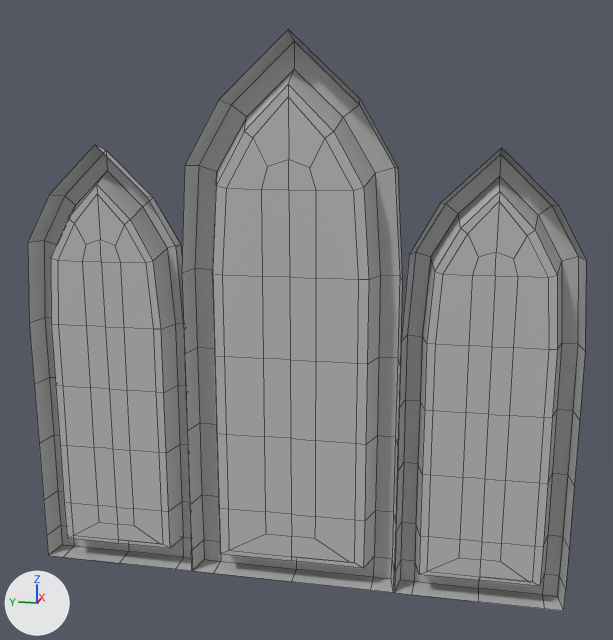
The FBX model RavenHill/Assets/3dModel/TileSetA/Mesh_Decor_Window_b01.fbx: old version first, new version second.
The view is the same before and after, from a camera (50 mm lens) standing at (-0.436, -0.072, 0.199) and looking at (-0.103, -0.005, 0.116). Lighting does not change. The marker at lower left points along +X, +Y and +Z. Mesh edges are drawn as thin lines. Where no turn or scale is listed for an object, it has been applied to the vertices.

Objects in the first picture: 'Wall_Decor_Window_Double_a01'.
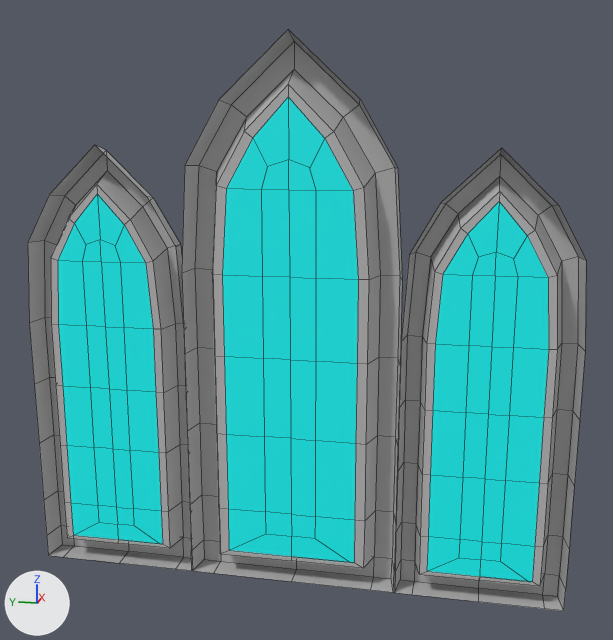
Changed parts and their boxes [x1, y1, x2, y2] in the pictures (613 x 640 px):
part 1 of me_mesh, recoloured (grey to cyan): [427, 202, 549, 582] in both
part 2 of me_mesh, recoloured (grey to cyan): [58, 194, 163, 544] in both
part 3 of me_mesh, recoloured (grey to cyan): [222, 97, 358, 444] in both
part 4 of me_mesh, recoloured (grey to cyan): [226, 434, 356, 563] in both

What the commit changed:
Material 'Windows01' (mat_windows01) is new.
Its base color is (0.0, 1.0, 0.989) (cyan #00fffe).
Its roughness is 0.749.
me_mesh has 381 vertices, 345 faces and spans x -0.11..-0.099, y -0.115..0.115, z 0.0..0.229.
me_mesh is used by ob_wall_decor_window_double_a01; location (0.0, 0.0, 0.0).
me_mesh part 1: 28 of the faces centred in x -0.11, y -0.096..-0.065, z 0.016..0.154 switch from mat_lambert1 (grey #bcbcbc) to mat_windows01 (cyan #00fffe).
me_mesh part 2: 28 of the faces centred in x -0.11, y 0.064..0.095, z 0.016..0.154 switch from mat_lambert1 (grey #bcbcbc) to mat_windows01 (cyan #00fffe).
me_mesh part 3: 18 of the faces centred in x -0.11, y -0.019..0.02, z 0.084..0.188 switch from mat_lambert1 (grey #bcbcbc) to mat_windows01 (cyan #00fffe).
me_mesh part 4: 10 of the faces centred in x -0.11, y -0.02..0.02, z 0.017..0.049 switch from mat_lambert1 (grey #bcbcbc) to mat_windows01 (cyan #00fffe).
